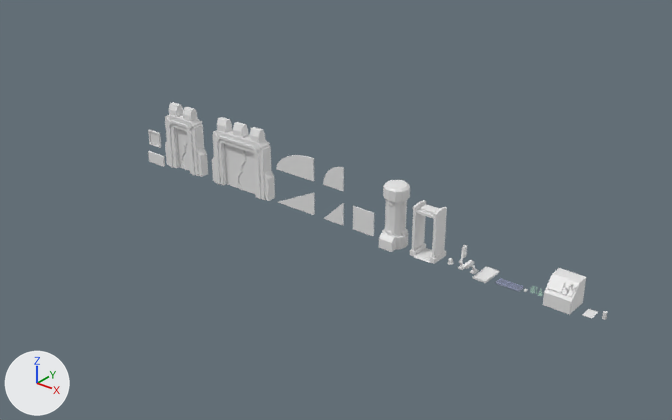
The Blender file Blender/Main Scene/Props.blend as it was, and as the next commit left it.
One viewpoint serves both versions: a camera (50 mm lens) standing at (8.9, -52.1, 33.4) and looking at (-34.1, 1.7, 0.1). The lights are fixed; the arrows at lower left show +X, +Y and +Z.

Objects in the first picture: '1x2 Doorframe', '2x2 Door_1', '2x2 Doorframe', 'BioCapsule', 'E_Desk_1', 'Glass_1x2_45Curve', 'Metal_Detector'.
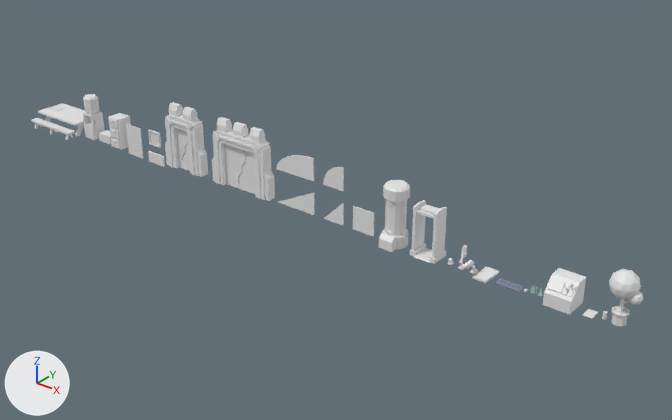
Commit message: Cafeteria Props

Boxes [x1, y1, x2, y2] around the edits, measured in the pictures (672 x 420 px):
```json
{"object": "PottedPlant_1", "change": "added", "after": [609, 269, 643, 327]}
{"object": "Water_Dispencer", "change": "added", "after": [83, 94, 105, 140]}
{"object": "Cafe_Table", "change": "added", "after": [38, 103, 85, 137]}
{"object": "Cabinet_1", "change": "added", "after": [108, 113, 131, 150]}
{"object": "Poster_1", "change": "added", "after": [126, 124, 144, 158]}
{"object": "Cafe_Bench", "change": "added", "after": [31, 118, 75, 140]}
{"object": "Cardboard Box", "change": "added", "after": [99, 130, 111, 144]}
{"object": "Food Tray", "change": "added", "after": [47, 105, 65, 112]}
```

Scene script edits in JSON lines:
```json
{"op": "add", "block": "me_cylinder_004", "code": ["me_cylinder_004 = bpy.data.meshes.new('Cylinder.004')", "me_cylinder_004.from_pydata(...)  # 156 vertices, 222 faces; spans x -0.95..1.28, y -1.0..1.0, z 0.0..4.0"]}
{"op": "add", "block": "me_cube_028", "code": ["me_cube_028 = bpy.data.meshes.new('Cube.028')", "me_cube_028.from_pydata(...)  # 160 vertices, 112 faces; spans x -0.7..0.9, y -0.75..0.65, z 0.0..4.2"]}
{"op": "add", "block": "me_cube_026", "code": ["me_cube_026 = bpy.data.meshes.new('Cube.026')", "me_cube_026.from_pydata(...)  # 56 vertices, 42 faces; spans x -3.0..3.0, y -0.4..0.4, z 0.0..0.8"]}
{"op": "add", "block": "me_cube_025", "code": ["me_cube_025 = bpy.data.meshes.new('Cube.025')", "me_cube_025.from_pydata(...)  # 64 vertices, 48 faces; spans x -3.0..3.0, y -1.5..1.5, z 0.0..1.5"]}
{"op": "add", "block": "me_cube_027", "code": ["me_cube_027 = bpy.data.meshes.new('Cube.027')", "me_cube_027.from_pydata(...)  # 46 vertices, 44 faces; spans x -0.75..0.75, y -0.55..0.55, z 0.0..0.1"]}
{"op": "add", "block": "me_cube_024", "code": ["me_cube_024 = bpy.data.meshes.new('Cube.024')", "me_cube_024.from_pydata(...)  # a box spanning x -0.8..0.8, y -0.5..0.5, z 0.0..0.8"]}
{"op": "add", "block": "me_cube_023", "code": ["me_cube_023 = bpy.data.meshes.new('Cube.023')", "me_cube_023.from_pydata(...)  # 64 vertices, 56 faces; spans x -0.7..0.7, y -0.9..0.7, z 0.0..3.0"]}
{"op": "add", "block": "me_cube_014", "code": ["me_cube_014 = bpy.data.meshes.new('Cube.014')", "me_cube_014.from_pydata(...)  # a box spanning x -1.0..1.0, y -0.1..0.0, z -1.5..1.5"]}
{"op": "add", "block": "ob_pottedplant_1", "code": ["ob_pottedplant_1 = bpy.data.objects.new('PottedPlant_1', me_cylinder_004)", "ob_pottedplant_1.location = (-9.0, 0.0, 0.0)"]}
{"op": "add", "block": "ob_water_dispencer", "code": ["ob_water_dispencer = bpy.data.objects.new('Water_Dispencer', me_cube_028)", "ob_water_dispencer.location = (-63.0, 0.0, 0.0)"]}
{"op": "add", "block": "ob_cafe_bench", "code": ["ob_cafe_bench = bpy.data.objects.new('Cafe_Bench', me_cube_026)", "ob_cafe_bench.location = (-67.0, -2.0, 0.0)"]}
{"op": "add", "block": "ob_cafe_table", "code": ["ob_cafe_table = bpy.data.objects.new('Cafe_Table', me_cube_025)", "ob_cafe_table.location = (-67.0, 0.0, 0.0)"]}
{"op": "add", "block": "ob_food_tray", "code": ["ob_food_tray = bpy.data.objects.new('Food Tray', me_cube_027)", "ob_food_tray.location = (-69.0, 0.0, 1.5)"]}
{"op": "add", "block": "ob_cardboard_box", "code": ["ob_cardboard_box = bpy.data.objects.new('Cardboard Box', me_cube_024)", "ob_cardboard_box.location = (-61.0, 0.0, 0.0)"]}
{"op": "add", "block": "ob_cabinet_1", "code": ["ob_cabinet_1 = bpy.data.objects.new('Cabinet_1', me_cube_023)", "ob_cabinet_1.location = (-59.0, 0.0, 0.0)"]}
{"op": "add", "block": "ob_poster_1", "code": ["ob_poster_1 = bpy.data.objects.new('Poster_1', me_cube_014)", "ob_poster_1.location = (-57.0, 0.0, 1.0)"]}
```
